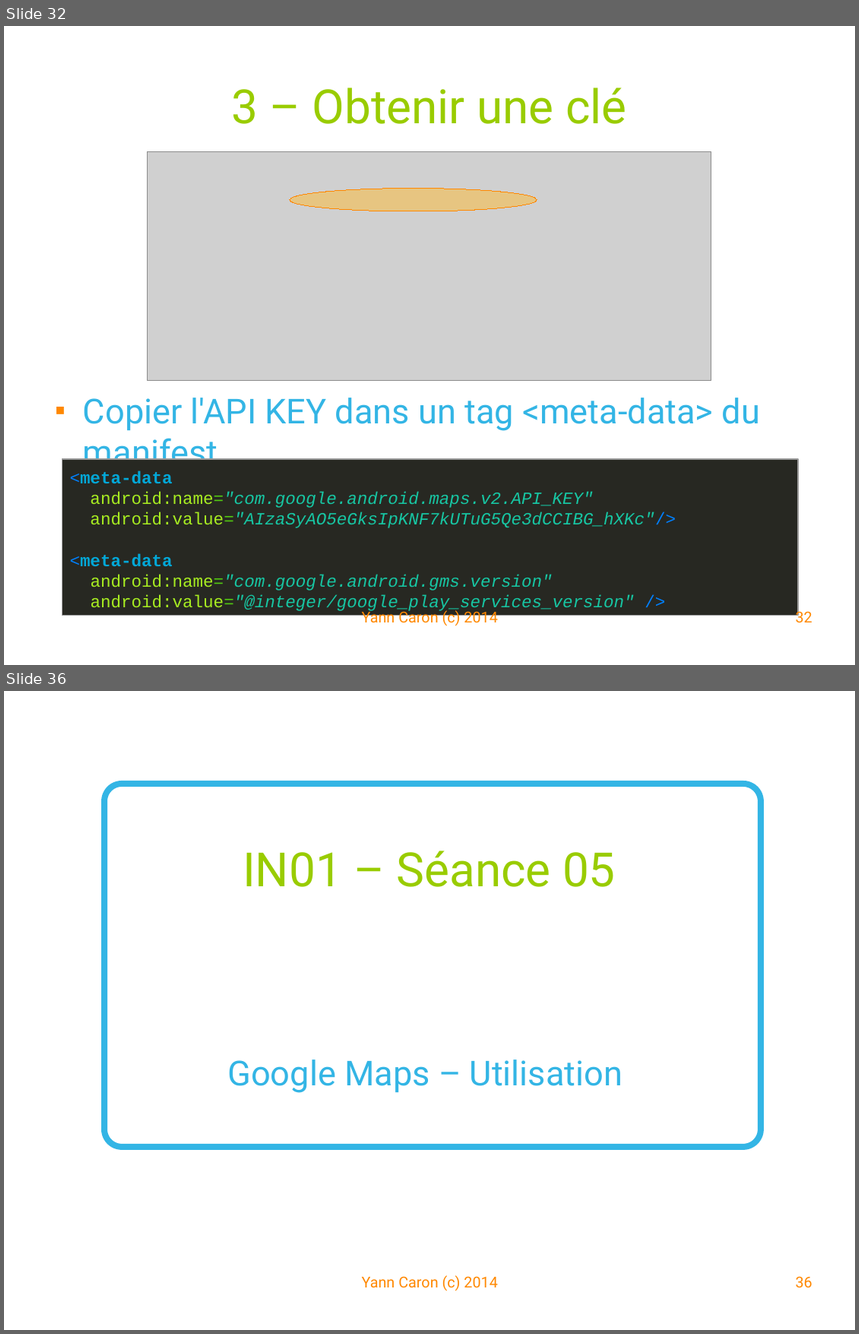
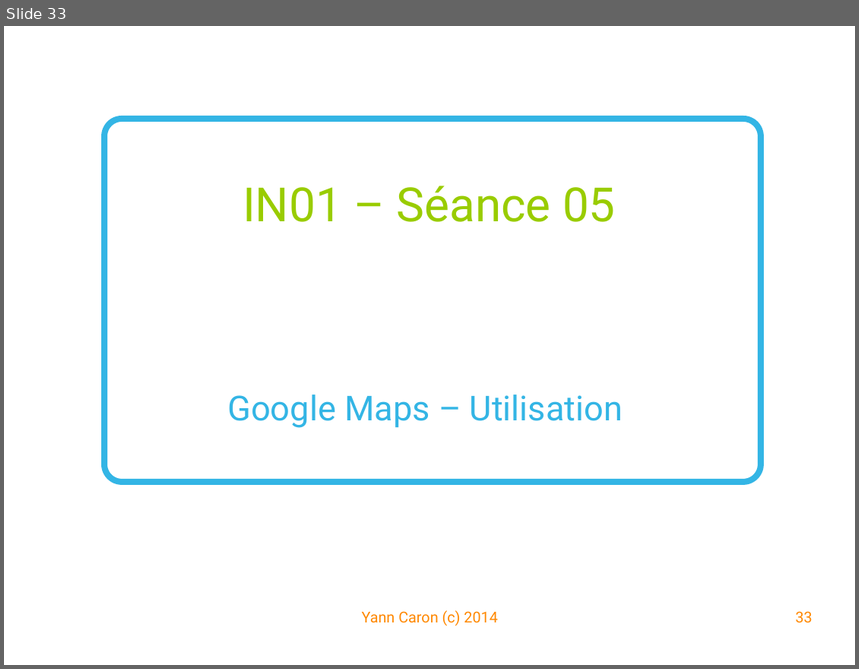
Before and after one commit to YannCaron/Android-ENSG, a slide deck: 05 - Google Map.odp. Shown one above the other, each under a label of ours: slides 32 and 36 before the commit, slide 33 after it; the slides between them are not shown. The pictures are 859x1334 and 859x669 pixels, drawn with LibreOffice and Linux fonts; fonts in the diff are those of the drawing; grey boxes stand for pictures; background and template pictures are left out. Boxes give left, top, right and bottom in pixels: in the first picture for what was removed or moved away, otherwise in the second. Text is boxed around its words. In the diff, an @@ line names an element or a change of style, - is before the commit and + after.

Commit message:
tp googlemap

```diff
--- a/05 - Google Map.odp
+++ b/05 - Google Map.odp
@@ slide 32 removed at box(4, 26, 855, 665), background #FFFFFF @@
@@ title removed at box(231, 88, 626, 124) @@
-3 – Obtenir une clé
@@ picture removed at box(148, 152, 712, 380) @@
@@ ellipse removed at box(290, 188, 537, 211) @@
@@ text removed at box(83, 398, 760, 473) @@
-■ Copier l'API KEY dans un tag <meta-data> du manifest
@@ rectangle removed at box(62, 458, 798, 614) @@
-<meta-data
-android:name="com.google.android.maps.v2.API_KEY"
-android:value="AIzaSyAO5eGksIpKNF7kUTuG5Qe3dCCIBG_hXKc"/>
-<meta-data
-android:name="com.google.android.gms.version"
-android:value="@integer/google_play_services_version" />
@@ text removed at box(362, 609, 497, 627) @@
-Yann Caron (c) 2014
@@ page number removed at box(796, 609, 813, 623) @@
-32
@@ what was slide 36 is now slide 33 @@
@@ page number at box(796, 611, 813, 623): text changed @@
-36
+33
```
Also in this commit, not shown: 20 slides changed, 5 slides added, 7 other slides removed, 16 other files.
